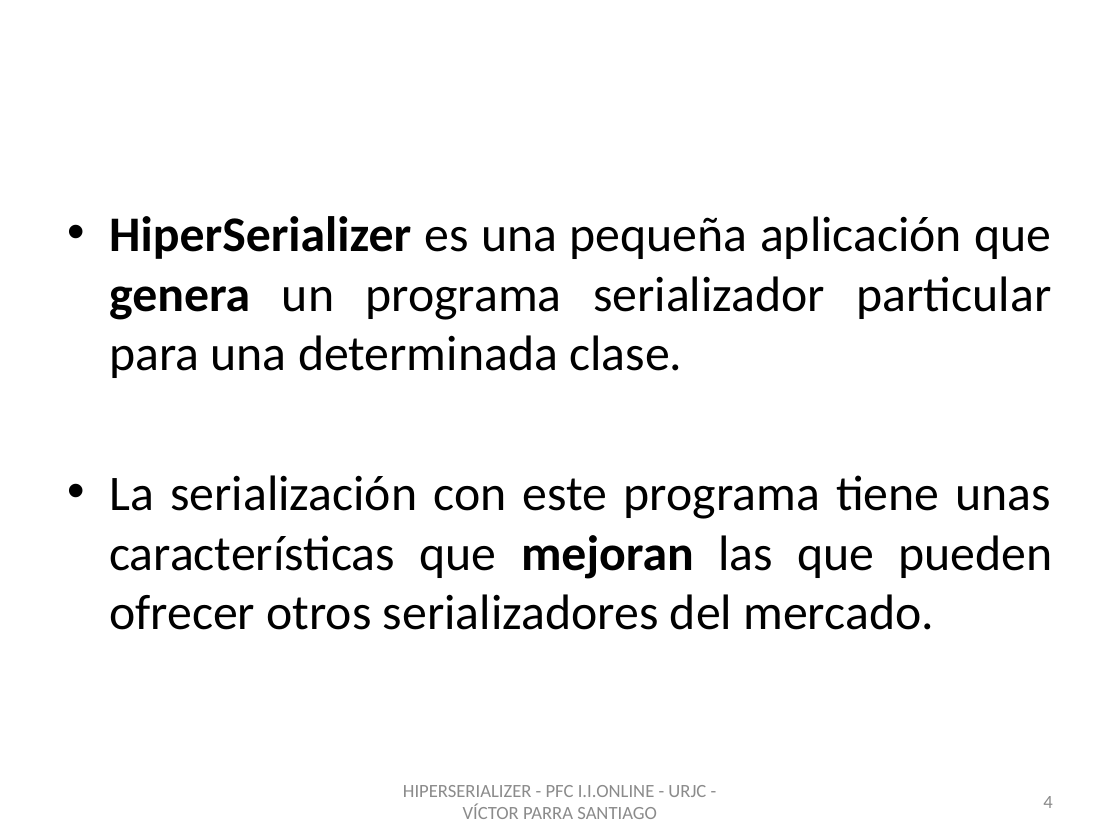
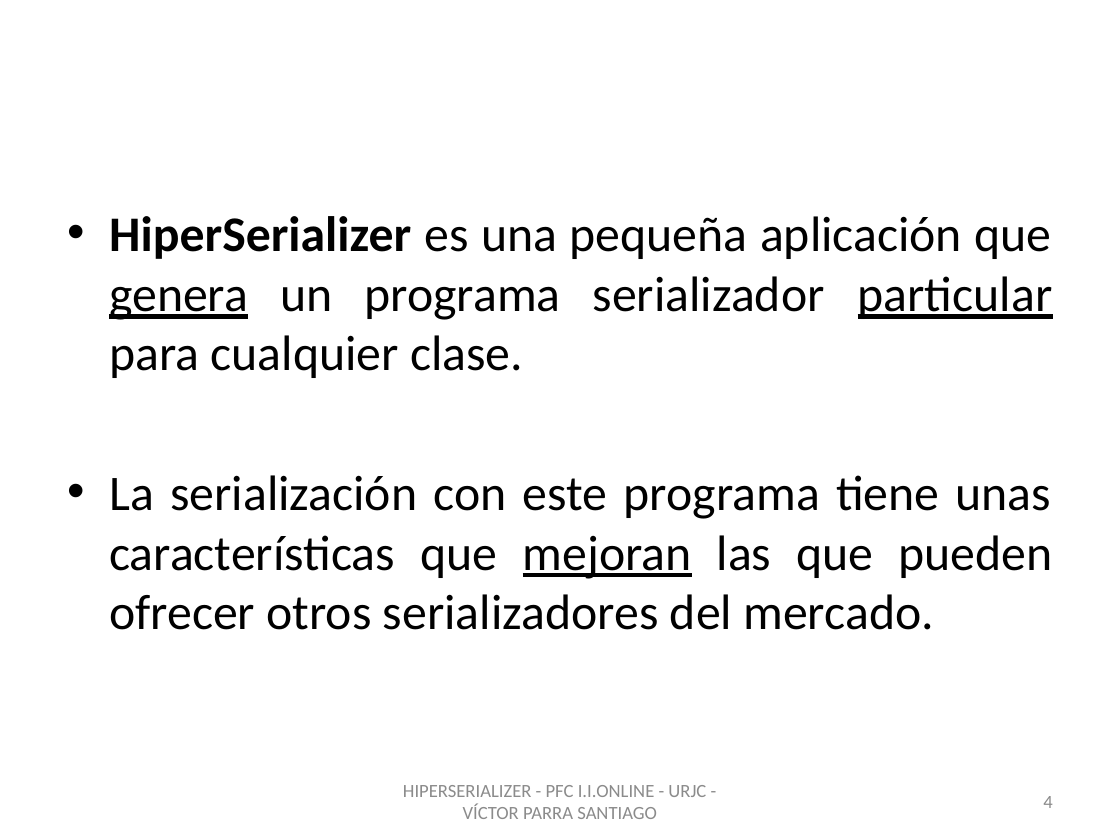
Before and after one commit to vitiparra/ProyectoFinDeCarrera, a slide deck: slide 4 of Memoria/HiperSerializer.pptx. Drawn at 1120x840 pixels with LibreOffice and Linux fonts; fonts in the diff are those of the drawing; background and template pictures are left out. Boxes give left, top, right and bottom in pixels: in the first picture for what was removed or moved away, otherwise in the second. Text is boxed around its words. In the diff, an @@ line names an element or a change of style, - is before the commit and + after.

```diff
--- a/Memoria/HiperSerializer.pptx
+++ b/Memoria/HiperSerializer.pptx
@@ text at box(109, 216, 1053, 378): text changed @@
-• HiperSerializer es una pequeña aplicación que genera un programa serializador particular para una determinada clase.
+• HiperSerializer es una pequeña aplicación que genera un programa serializador particular para cualquier clase.
@@ text at box(109, 475, 1052, 630): bold off, underline on in "mejoran" @@
```
Also in this commit, not shown: 9 other slides changed, 2 slides added, 1 other file.
